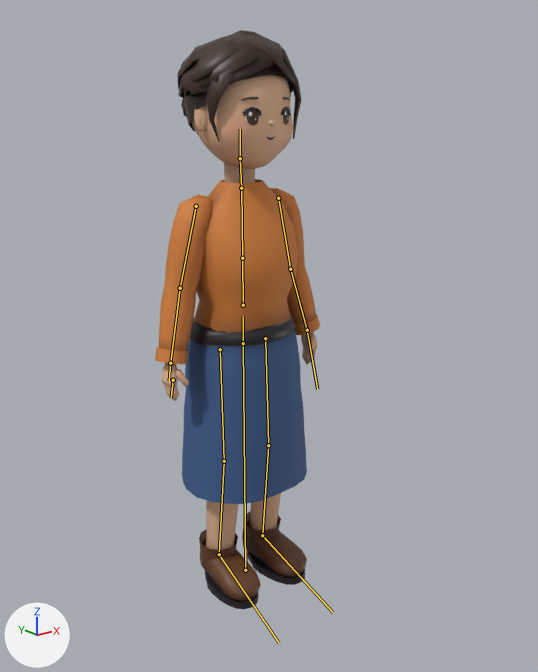
The glTF model public/models/villager-woman.glb, before and after one commit.
The view is the same before and after, from a 50 mm camera at (-1.24, -1.669, 1.443) aimed at (0.009, -0.109, 0.819). The lights are fixed; the arrows at lower left show +X, +Y and +Z. The picture after the commit comes second. The bones that bend it are drawn over the model as lines.

The first picture shows 'villager-woman'.
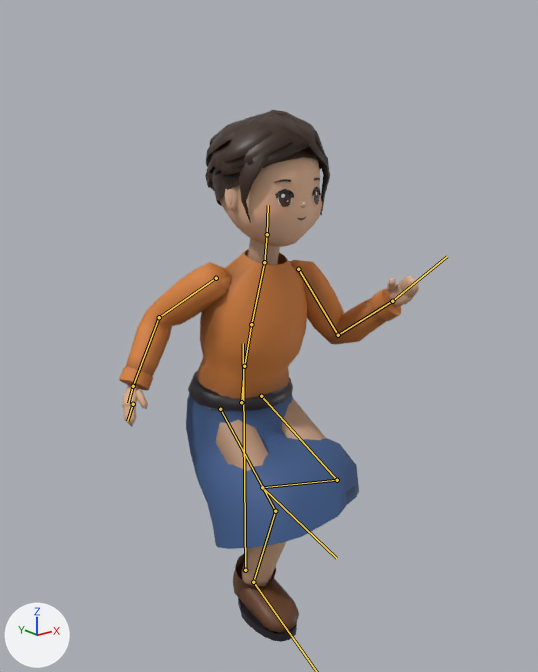
The newer file adds an action. The first version stands in its rest pose; the second is drawn at frame 8 of the action 'Run'.

What the commit changed:
Bone 'hips' (bone_hips) moves from (0.0, 0.0, 0.0) to (-0.008, -0.183, 0.0).
Bone 'hips' (bone_hips) turns from (0, 0, 0) to (5, 6, -2) degrees about its own x, y and z.
Bone 'spine' (bone_spine) turns from (0, 0, 0) to (7, -3, 1) degrees about its own x, y and z.
Bone 'chest' (bone_chest) turns from (0, 0, 0) to (4, -4, 0) degrees about its own x, y and z.
Bone 'neck' (bone_neck) turns from (0, 0, 0) to (-6, 2, 0) degrees about its own x, y and z.
Bone 'head' (bone_head) turns from (0, 0, 0) to (-10, 2, 0) degrees about its own x, y and z.
Bone 'upperarm_L' (bone_upperarm_l) turns from (0, 0, 0) to (-37, -12, -16) degrees about its own x, y and z.
Bone 'forearm_L' (bone_forearm_l) turns from (0, 0, 0) to (-86, -41, -4) degrees about its own x, y and z.
Bone 'hand_L' (bone_hand_l) turns from (0, 0, 0) to (-8, -2, -1) degrees about its own x, y and z.
Bone 'upperarm_R' (bone_upperarm_r) turns from (0, 0, 0) to (31, -5, 1) degrees about its own x, y and z.
Bone 'forearm_R' (bone_forearm_r) turns from (0, 0, 0) to (-46, 27, 9) degrees about its own x, y and z.
Bone 'hand_R' (bone_hand_r) turns from (0, 0, 0) to (-8, 2, 1) degrees about its own x, y and z.
Bone 'thigh_L' (bone_thigh_l) turns from (0, 0, 0) to (-62, -2, -4) degrees about its own x, y and z.
Bone 'shin_L' (bone_shin_l) turns from (0, 0, 0) to (116, 0, 0) degrees about its own x, y and z.
Bone 'foot_L' (bone_foot_l) turns from (0, 0, 0) to (-61, -5, -10) degrees about its own x, y and z.
Bone 'thigh_R' (bone_thigh_r) turns from (0, 0, 0) to (-59, 12, -5) degrees about its own x, y and z.
Bone 'shin_R' (bone_shin_r) turns from (0, 0, 0) to (72, 0, 0) degrees about its own x, y and z.
Bone 'foot_R' (bone_foot_r) turns from (0, 0, 0) to (-19, -4, 2) degrees about its own x, y and z.

Location of each change, (x1, y1, x2, y2) in pixels of the pictures (538 x 672 px):
'villager-woman', posed (81% wider, 8% shorter)
    before: (155, 30, 320, 609)
    after: (119, 110, 419, 642)
bone 'hips', root to tip
    before: (243, 343) to (243, 316)
    after: (241, 402) to (243, 377)
bone 'spine', root to tip
    before: (243, 305) to (242, 258)
    after: (244, 366) to (251, 324)
bone 'chest', root to tip
    before: (242, 258) to (241, 188)
    after: (251, 324) to (264, 262)
bone 'neck', root to tip
    before: (241, 188) to (240, 158)
    after: (264, 262) to (267, 234)
bone 'head', root to tip
    before: (240, 158) to (240, 129)
    after: (267, 234) to (268, 205)
bone 'upperarm_L', root to tip
    before: (278, 198) to (290, 269)
    after: (298, 269) to (338, 335)
bone 'forearm_L', root to tip
    before: (290, 269) to (307, 330)
    after: (338, 335) to (392, 301)
bone 'hand_L', root to tip
    before: (307, 330) to (317, 389)
    after: (392, 301) to (447, 256)
bone 'upperarm_R', root to tip
    before: (196, 206) to (180, 288)
    after: (216, 278) to (159, 317)
bone 'forearm_R', root to tip
    before: (180, 288) to (170, 363)
    after: (159, 317) to (133, 386)
bone 'hand_R', root to tip
    before: (170, 363) to (169, 380)
    after: (133, 386) to (128, 403)
bone 'thigh_L', root to tip
    before: (265, 338) to (268, 445)
    after: (261, 396) to (337, 480)
bone 'shin_L', root to tip
    before: (268, 445) to (262, 535)
    after: (337, 480) to (262, 487)
bone 'foot_L', root to tip
    before: (262, 535) to (333, 612)
    after: (262, 487) to (336, 558)
bone 'thigh_R', root to tip
    before: (220, 349) to (224, 461)
    after: (220, 409) to (275, 511)
bone 'shin_R', root to tip
    before: (224, 461) to (219, 554)
    after: (275, 511) to (253, 582)
